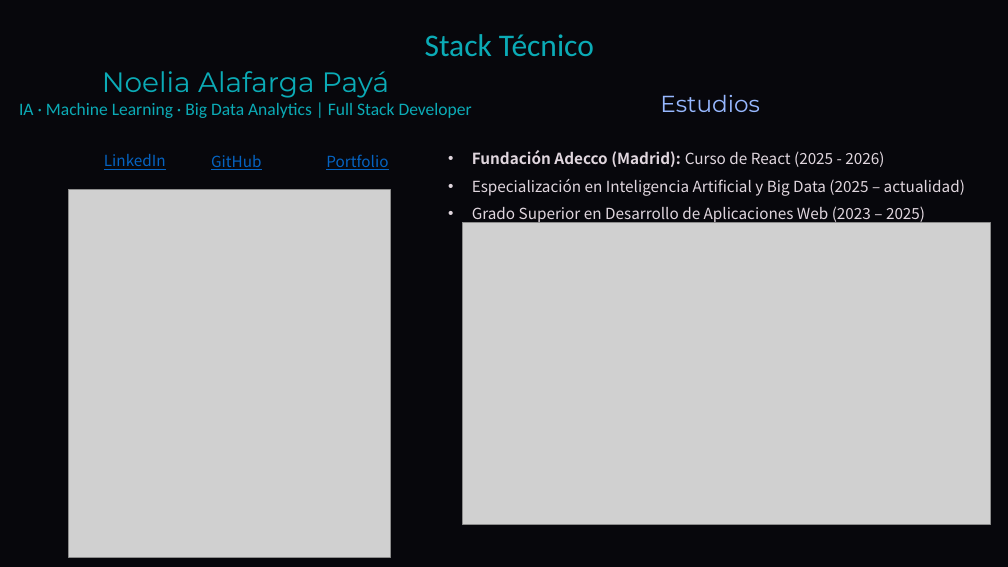
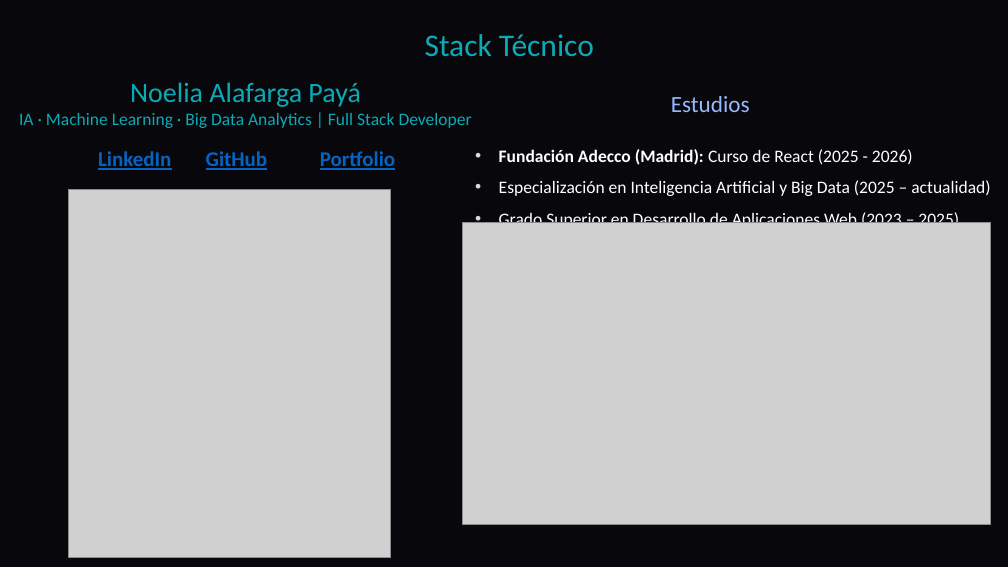
Before and after one commit to DavidCorredorMiguel/proyectogrupo2, a slide deck: slide 6 of Tech-and-Learn-Innovacion-y-Aprendizaje-en-E-commerce (1).pptx. Drawn at 1008x567 pixels with LibreOffice and Linux fonts; fonts in the diff are those of the drawing; grey boxes stand for pictures; background and template pictures are left out. Boxes give left, top, right and bottom in pixels: in the first picture for what was removed or moved away, otherwise in the second. Text is boxed around its words. In the diff, an @@ line names an element or a change of style, - is before the commit and + after.

```diff
--- a/Tech-and-Learn-Innovacion-y-Aprendizaje-en-E-commerce (1).pptx
+++ b/Tech-and-Learn-Innovacion-y-Aprendizaje-en-E-commerce (1).pptx
@@ text "Noelia Alafarga Payá" at bbox=[19, 82, 472, 128]: vertical alignment top to middle @@
@@ text at bbox=[130, 82, 360, 107]: font Montserrat to Calibri in "Noelia Alafarga Payá" @@
@@ text "Estudios" at bbox=[671, 96, 750, 112]: font Montserrat to Calibri @@
@@ text "Fundación Adecco (Madrid): Curso de ...": place and size @@
-text "Fundación Adecco (Madrid): Curso de ..." at bbox=[472, 150, 965, 224]
+text "Fundación Adecco (Madrid): Curso de ..." at bbox=[499, 149, 990, 230]
@@ text "Fundación Adecco (Madrid): Curso de ..." at bbox=[499, 149, 990, 230]: size 17.5 to 20 pt, font Noto Sans CJK TC to Calibri, text colour #E0D6DE to #FFFFFF @@
@@ size 17.5 to 24 pt, font Noto Sans CJK TC to Calibri, bold on; vertical alignment top to middle in 3 elements at bbox=[98, 151, 171, 170], bbox=[320, 151, 395, 170], bbox=[206, 151, 268, 170] @@
```
Also in this commit, not shown: 12 other slides changed, 3 slides removed, 2 other files.
